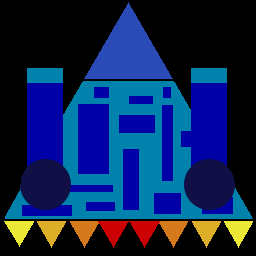
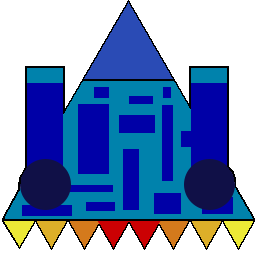
Comparing the layer stacks of the two 256x256 images. Changes:
removed layer "Слой 2" over box(0, 0, 256, 256)
